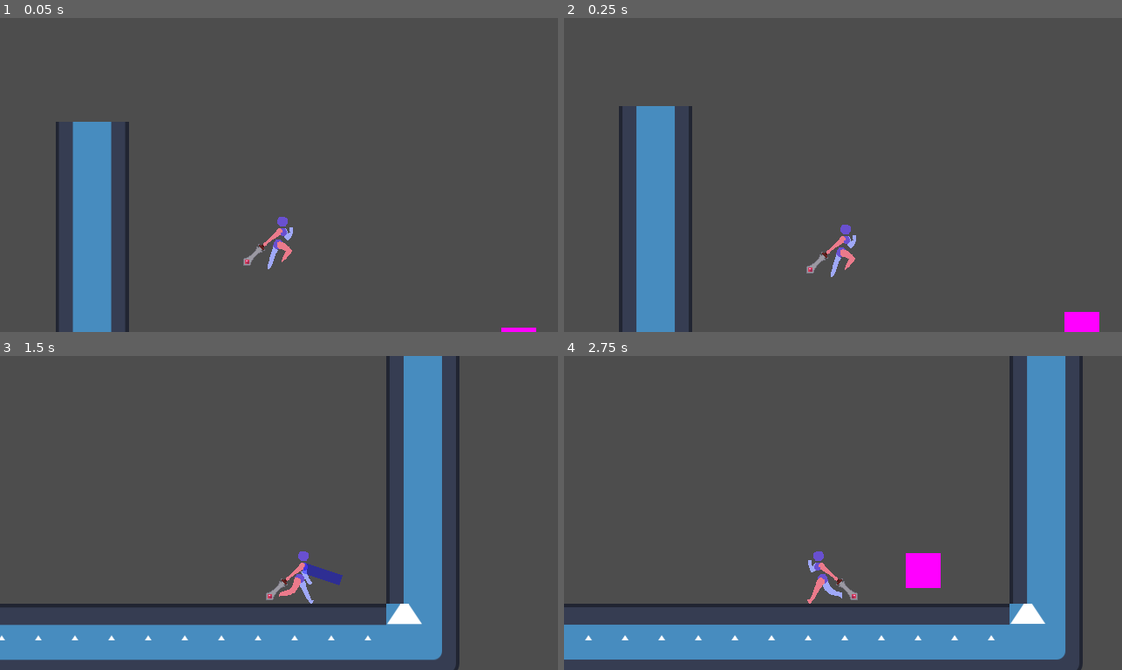
Above: before the commit, frames 1-4 (two rows, left to right).
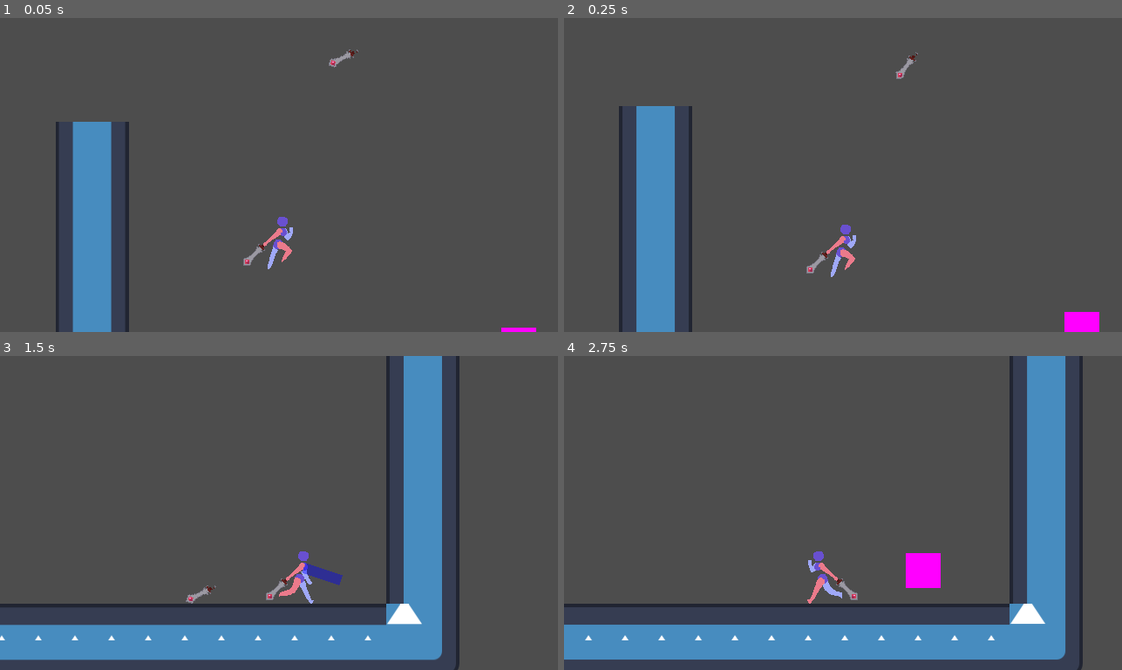
Above: after the commit, the same moments.

Repository: BoneBot/Project-WenCo
Game: Godot game, scene res://game/demo.tscn
Two runs of this game, one before a commit and one after it. Both use one fixed random seed, a clock stepped at 60 frames per second and the inputs below. The project has no main scene, so this scene is started directly. The engine's default icon, where the game draws it, is replaced by a stand-in: a white triangle on a blue panel in a dark square.
Inputs:
- Up to frame 1 (0.05 s): no input
- Up to frame 2 (0.25 s): no input
- Up to frame 3 (1.5 s): hold Right (right) from 0.53 s (still down); tap X (blink) at 0.6 s; tap Space (jump) at 0.77 s; tap C (attack) at 1.35 s
- Up to frame 4 (2.75 s): tap Space (jump) at 1.52 s; tap X (blink) at 1.55, 2.1 s; release Right (right) at 2.03 s; hold Left (left) from 2.03 s (still down)

The runs differ from the first frame. In frame 1, 0.1% of the frame differs, in the area x 58-65%, y 10-16%; in frame 2, 0.1%; in frame 3, 0.1%, in the area x 33-39%, y 73-79%; in frame 4, nothing differs.

Commit message:
Prototype sword projectile for blink

Diff:
--- a/game/demo.tscn
+++ b/game/demo.tscn
@@ -1,9 +1,10 @@
-[gd_scene load_steps=5 format=3 uid="uid://2hhqloqihtee"]
+[gd_scene load_steps=6 format=3 uid="uid://2hhqloqihtee"]
 
 [ext_resource type="Script" path="res://game/demo.gd" id="1_d2wdo"]
 [ext_resource type="PackedScene" uid="uid://drtr67my1jm0s" path="res://game/map/demo_map.tscn" id="1_nr61g"]
 [ext_resource type="PackedScene" uid="uid://cx4n5g4jwajpq" path="res://game/player/player.tscn" id="2_y2yl6"]
 [ext_resource type="PackedScene" uid="uid://c2d8wbvrjas3h" path="res://game/enemies/dummy.tscn" id="3_e5kxr"]
+[ext_resource type="PackedScene" uid="uid://35yuhq6un17j" path="res://game/player/sword.tscn" id="5_c08gb"]
 
 [node name="Demo" type="Node2D"]
 script = ExtResource("1_d2wdo")
@@ -15,3 +16,6 @@
 position = Vector2(405, 256)
 
 [node name="DemoMap" parent="." instance=ExtResource("1_nr61g")]
+
+[node name="Sword" parent="." instance=ExtResource("5_c08gb")]
+position = Vector2(204, -74)
--- /dev/null
+++ b/game/player/sword.gd
@@ -0,0 +1,28 @@
+extends RigidBody2D
+
+
+# The initial launch velocity of the sword
+const LAUNCH_VELOCITY := Vector2(300, 300)
+const TERMINAL_VELOCITY := 700.0
+
+var allow_rotation := true
+
+
+# Called when the node enters the scene tree for the first time.
+func _ready() -> void:
+	pass # Replace with function body.
+
+
+func _physics_process(delta: float) -> void:
+	if get_contact_count() == 0 and allow_rotation:
+		# Follow the current trajectory if in the air and allowed to rotate
+		look_at(linear_velocity)
+	elif allow_rotation:
+		# Stop allowing to rotate once an object is hit
+		allow_rotation = false
+
+	if Input.is_action_just_pressed("blink"):
+		var impulse = Vector2(100, -800)
+		print("Wheeee!")
+		apply_central_impulse(impulse)
+		allow_rotation = true
--- /dev/null
+++ b/game/player/sword.tscn
@@ -0,0 +1,26 @@
+[gd_scene load_steps=4 format=3 uid="uid://35yuhq6un17j"]
+
+[ext_resource type="Script" path="res://game/player/sword.gd" id="1_41mhr"]
+[ext_resource type="Texture2D" uid="uid://bprb53tcib2aa" path="res://Art Stuff/Sword Sprite.png" id="1_684le"]
+
+[sub_resource type="CapsuleShape2D" id="CapsuleShape2D_0xq2p"]
+radius = 5.0
+height = 38.0
+
+[node name="Sword" type="RigidBody2D"]
+collision_mask = 6
+contact_monitor = true
+max_contacts_reported = 3
+script = ExtResource("1_41mhr")
+metadata/_edit_group_ = true
+
+[node name="Sprite2D" type="Sprite2D" parent="."]
+texture_filter = 1
+position = Vector2(-21.7452, 4.25483)
+rotation = -2.35619
+texture = ExtResource("1_684le")
+
+[node name="CollisionShape2D" type="CollisionShape2D" parent="."]
+position = Vector2(-3.82137e-15, 8.74228e-08)
+rotation = 1.5708
+shape = SubResource("CapsuleShape2D_0xq2p")
